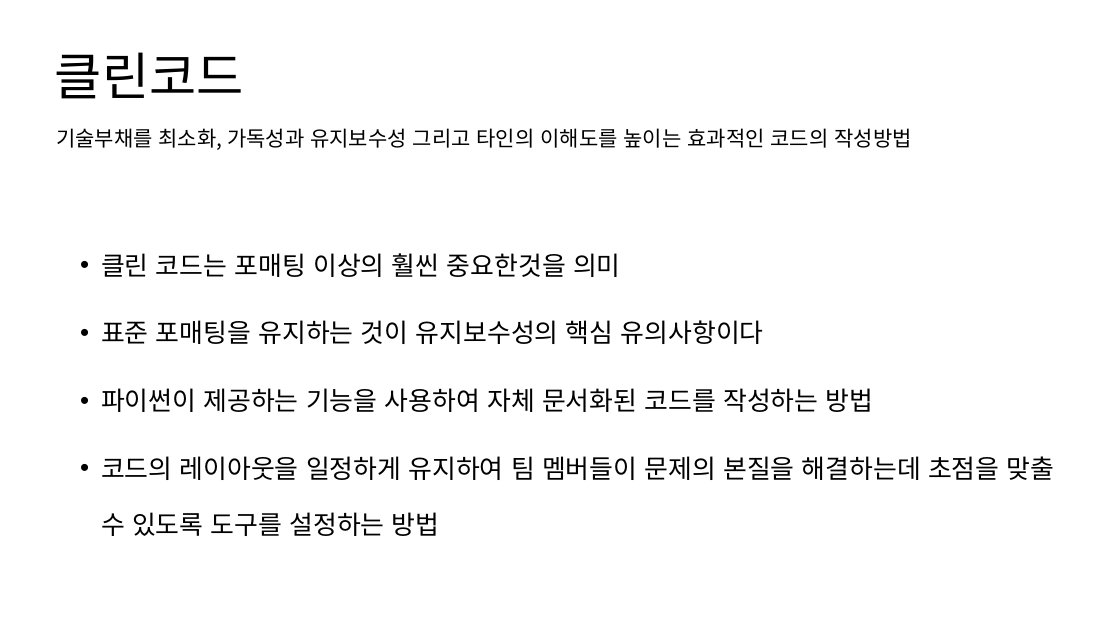
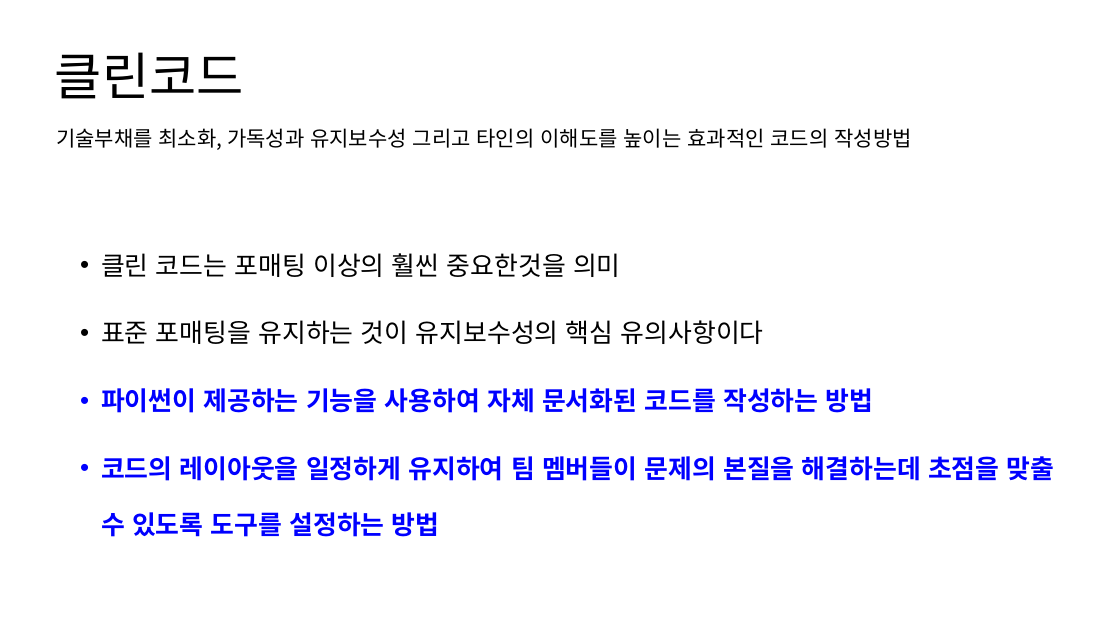
Before and after one commit to JONGSKY/Read-and-Write, a slide deck: slide 2 of chapter_1_소개, 코드 포매팅과 도구/1장_소개자료.pptx. Drawn at 1120x630 pixels with LibreOffice and Linux fonts; fonts in the diff are those of the drawing. Boxes give left, top, right and bottom in pixels: in the first picture for what was removed or moved away, otherwise in the second. Text is boxed around its words. In the diff, an @@ line names an element or a change of style, - is before the commit and + after.

Commit message:
chapter_1 introduce ppt

```diff
--- a/chapter_1_소개, 코드 포매팅과 도구/1장_소개자료.pptx
+++ b/chapter_1_소개, 코드 포매팅과 도구/1장_소개자료.pptx
@@ text at (101, 388, 1055, 537): text colour #000000 to #0000FF, bold on in "파이썬이 제공하는 기능을 사용하여 자체 문서화된 코드를 ...", "코드의 레이아웃을 일정하게 유지하여 팀 멤버들이 문제의 ..." @@
```
